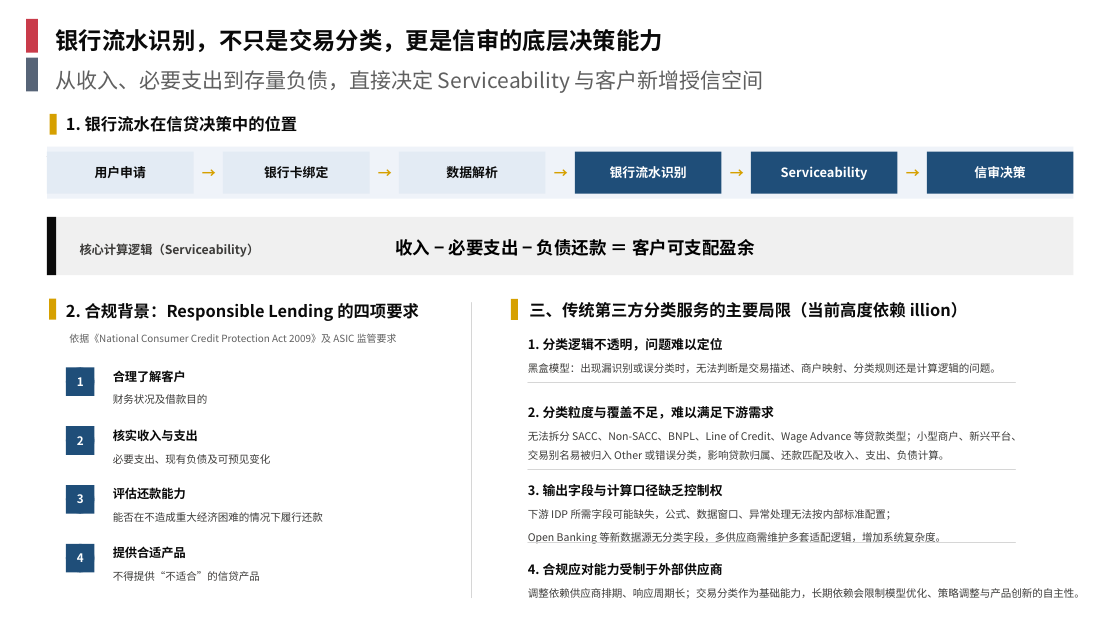
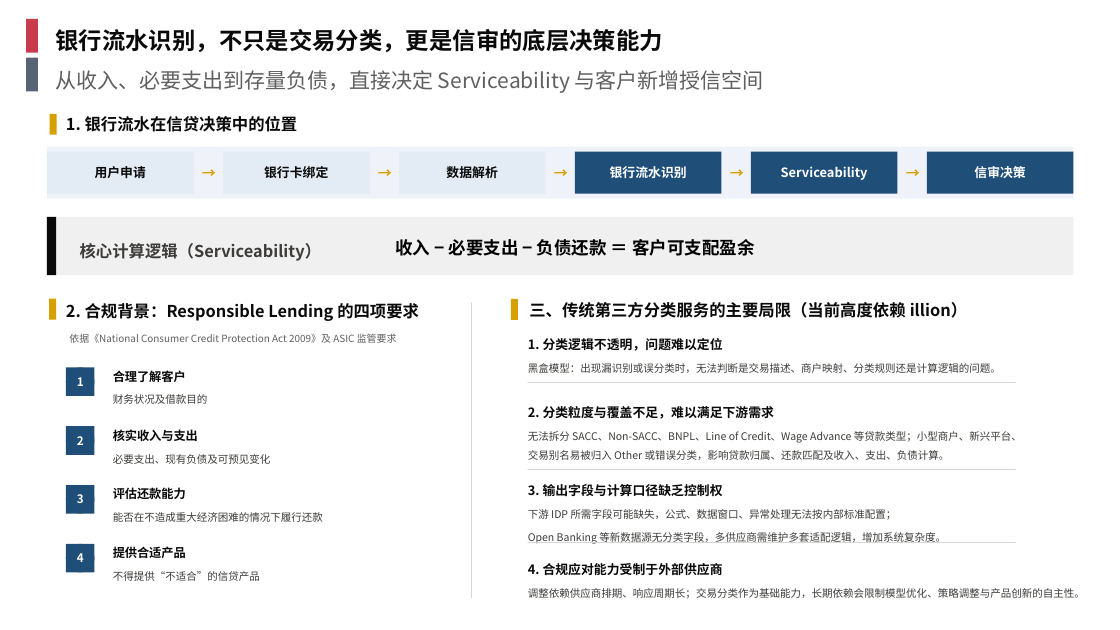
Before and after one commit to EliamZhang/AI-report-materials---August-13th, a slide deck: slide 1 of 银行流水分享_V2.0.pptx. Drawn at 1120x630 pixels with LibreOffice and Linux fonts; fonts in the diff are those of the drawing; background and template pictures are left out. Boxes give left, top, right and bottom in pixels: in the first picture for what was removed or moved away, otherwise in the second. Text is boxed around its words. In the diff, an @@ line names an element or a change of style, - is before the commit and + after.

```diff
--- a/银行流水分享_V2.0.pptx
+++ b/银行流水分享_V2.0.pptx
@@ text "核心计算逻辑（Serviceability）" at [80,243,322,261]: size 10.5 to 14 pt @@
```
Also in this commit, not shown: 3 other slides changed.
